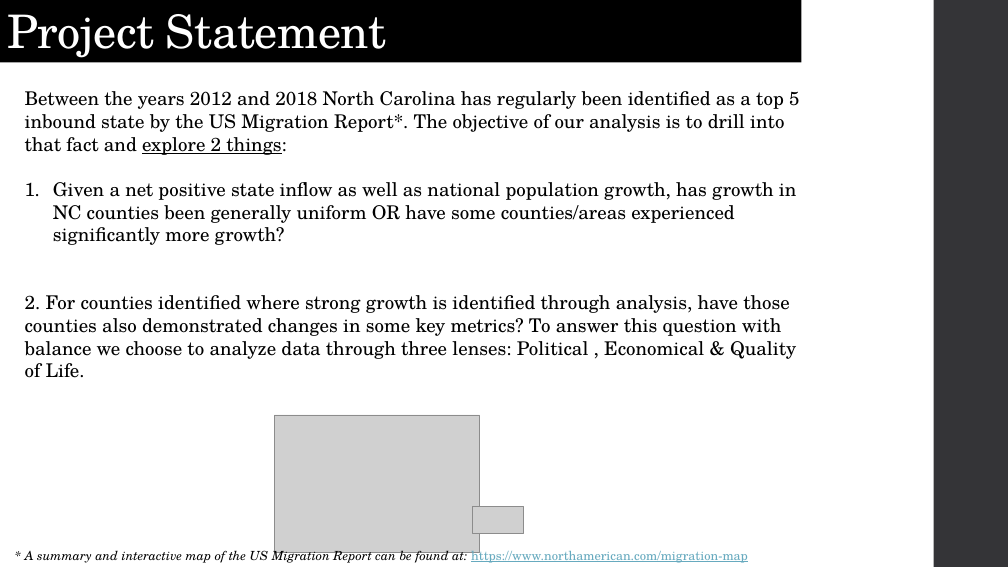
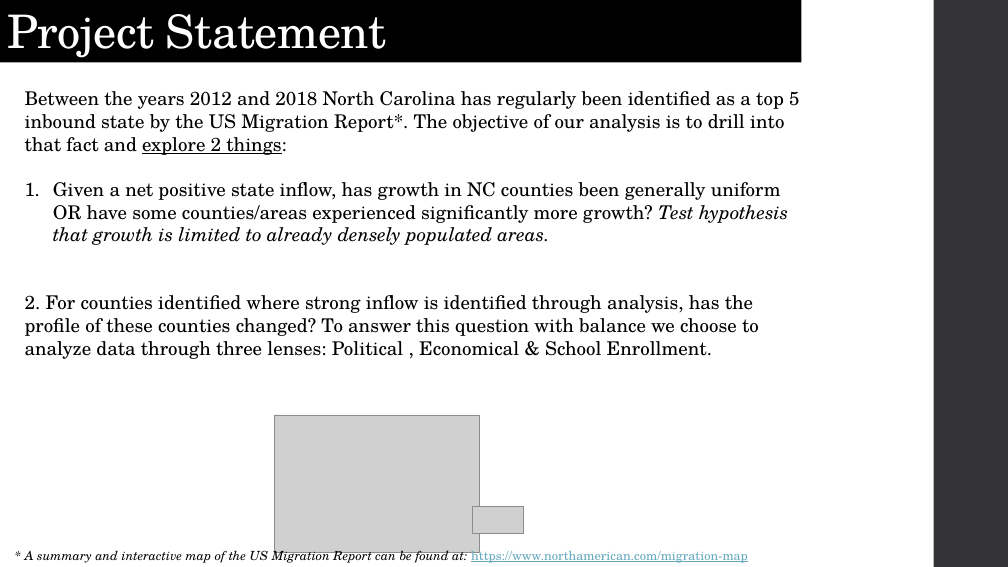
Before and after one commit to jasgarcia/NCGrowth, a slide deck: slide 2 of presentation/NC Growth.pptx. Drawn at 1008x567 pixels with LibreOffice and Linux fonts; fonts in the diff are those of the drawing; grey boxes stand for pictures. Boxes give left, top, right and bottom in pixels: in the first picture for what was removed or moved away, otherwise in the second. Text is boxed around its words. In the diff, an @@ line names an element or a change of style, - is before the commit and + after.

Commit message:
added Hi Growth County Pub / Non Pub Enrollment

```diff
--- a/presentation/NC Growth.pptx
+++ b/presentation/NC Growth.pptx
@@ text at box(25, 182, 788, 359): text changed @@
-1. Given a net positive state inflow as well as national population growth, has growth in NC counties been generally uniform OR have some counties/areas experienced significantly more growth?
-2. For counties identified where strong growth is identified through analysis, have those counties also demonstrated changes in some key metrics? To answer this question with balance we choose to analyze data through three lenses: Political , Economical & Quality of Life.
+1. Given a net positive state inflow, has growth in NC counties been generally uniform OR have some counties/areas experienced significantly more growth? Test hypothesis that growth is limited to already densely populated areas.
+2. For counties identified where strong inflow is identified through analysis, has the profile of these counties changed? To answer this question with balance we choose to analyze data through three lenses: Political , Economical & School Enrollment.
```
Also in this commit, not shown: 2 other slides changed, 2 slides added, 1 slide removed, 7 other files.
